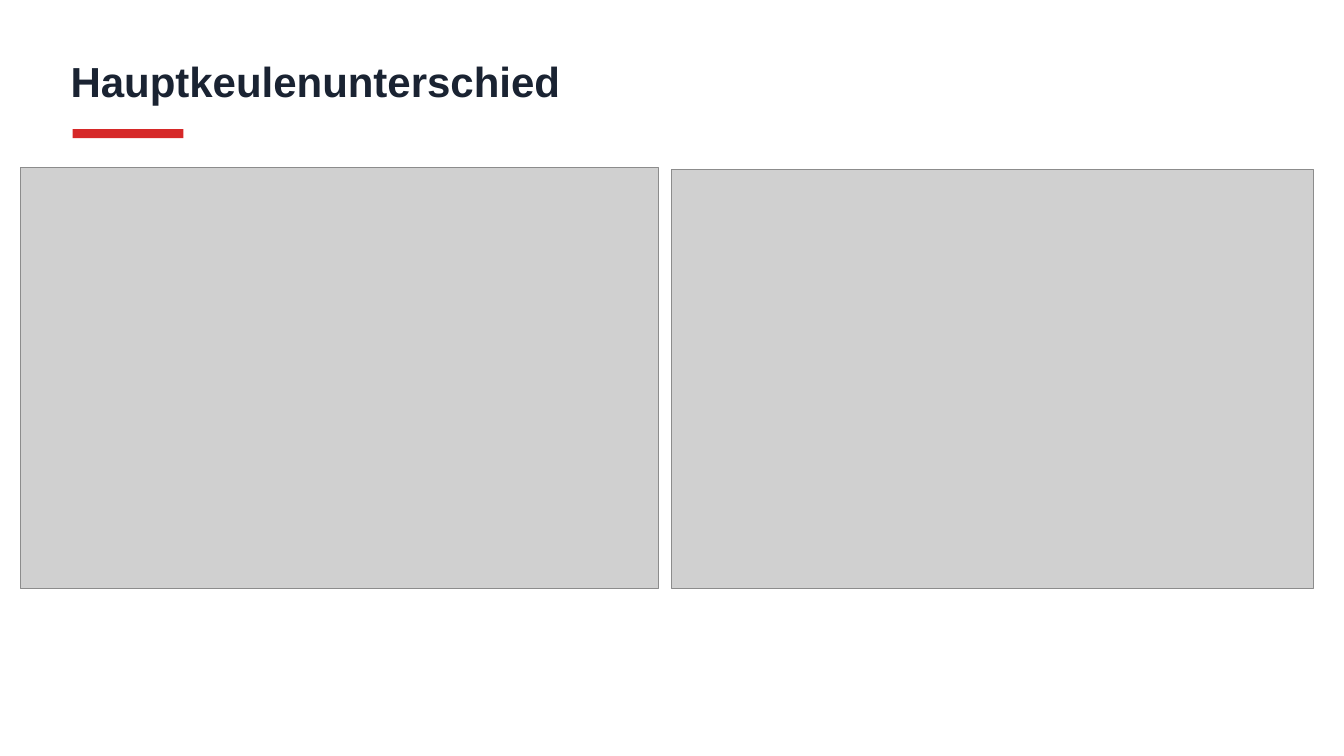
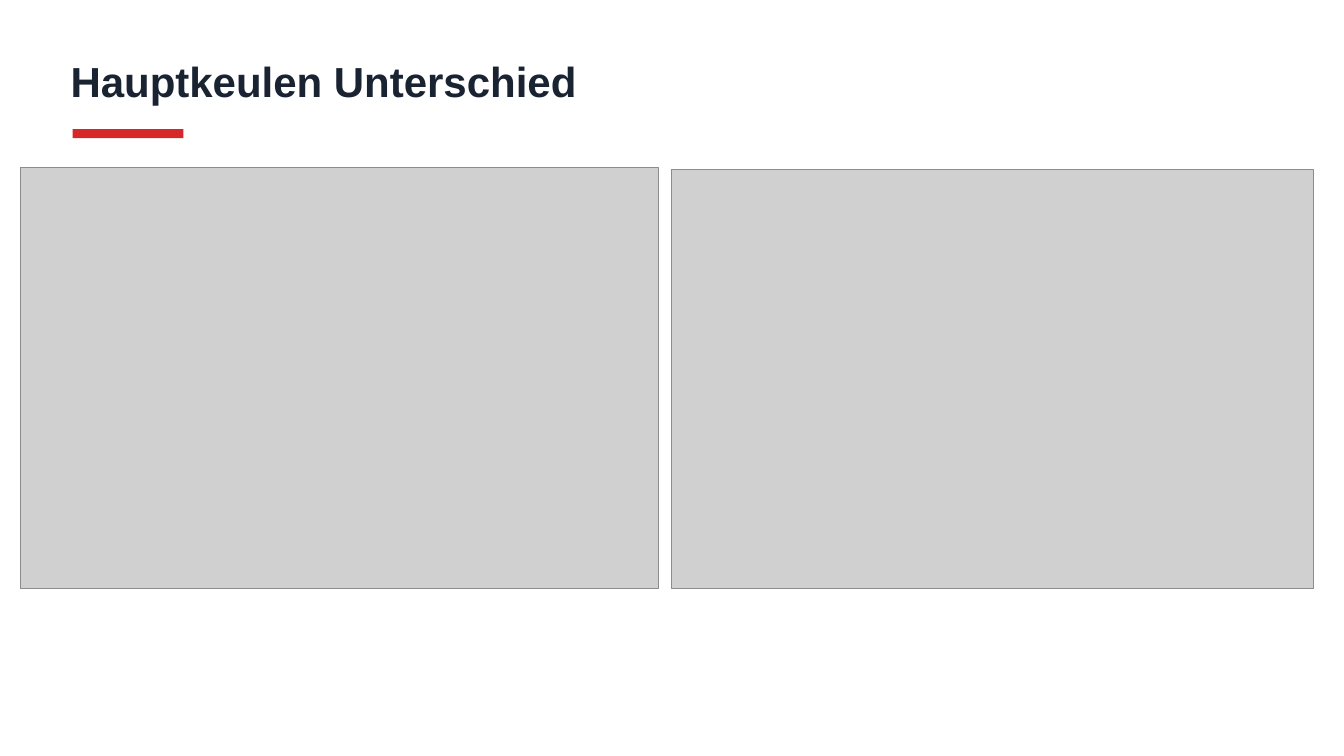
Before and after one commit to JahshakaDEV/matlab-projekt, a slide deck: slide 4 of HRV_Praesentation_korrigiert.pptx. Drawn at 1344x756 pixels with LibreOffice and Linux fonts; fonts in the diff are those of the drawing; grey boxes stand for pictures. Boxes give left, top, right and bottom in pixels: in the first picture for what was removed or moved away, otherwise in the second. Text is boxed around its words. In the diff, an @@ line names an element or a change of style, - is before the commit and + after.

```diff
--- a/HRV_Praesentation_korrigiert.pptx
+++ b/HRV_Praesentation_korrigiert.pptx
@@ text at [71, 66, 576, 105]: text changed @@
-Hauptkeulenunterschied
+Hauptkeulen Unterschied
```
Also in this commit, not shown: 2 other files.
